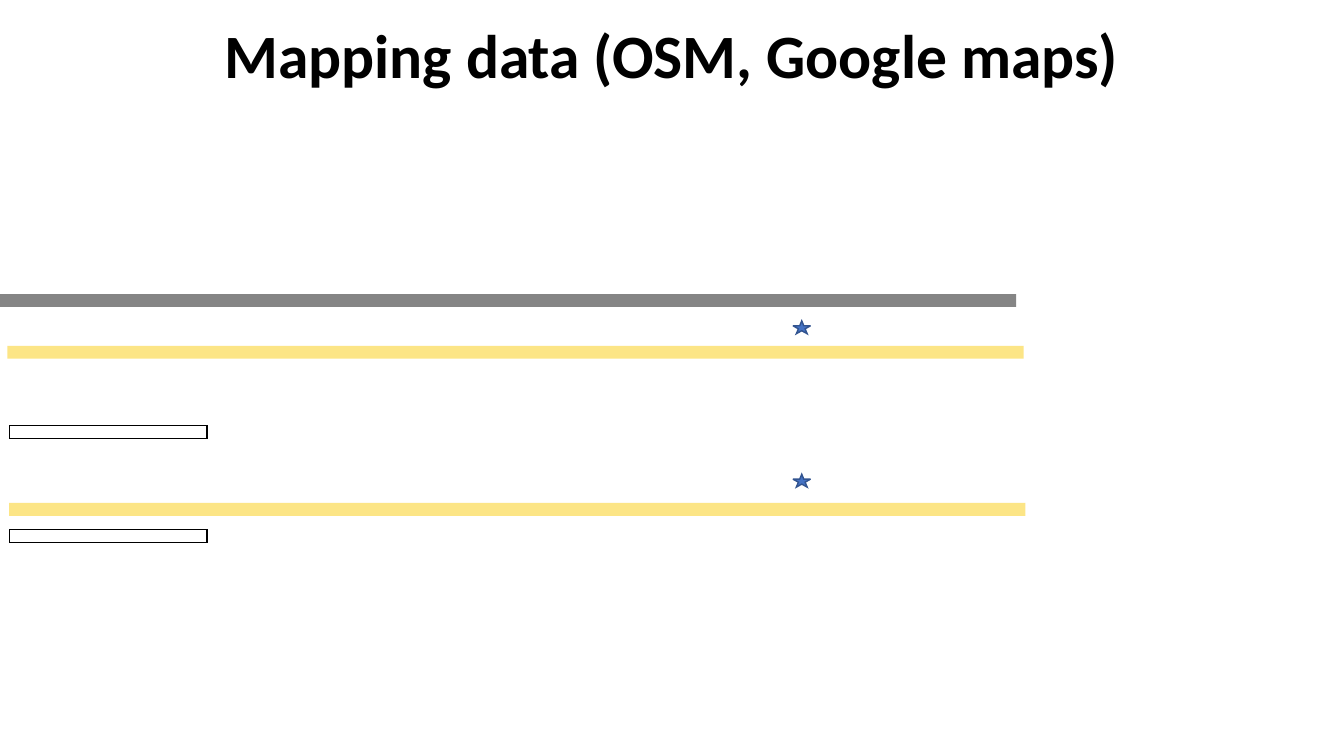
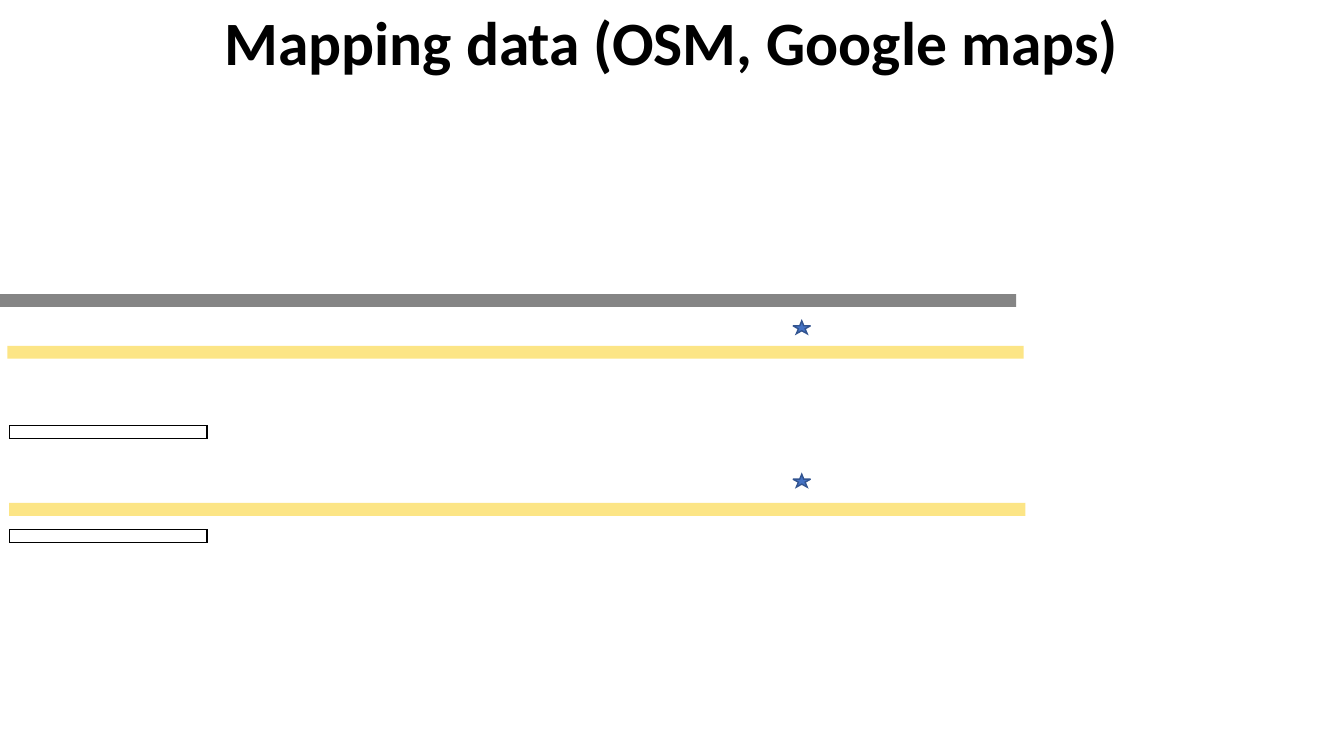
Before and after one commit to MickWPM/Thesis, a slide deck: slide 10 of Docs/InterimVivaReferences.pptx (slide 14 before the commit). Drawn at 1344x756 pixels with LibreOffice and Linux fonts; fonts in the diff are those of the drawing; background and template pictures are left out. Boxes give left, top, right and bottom in pixels: in the first picture for what was removed or moved away, otherwise in the second. Text is boxed around its words. In the diff, an @@ line names an element or a change of style, - is before the commit and + after.

```diff
--- a/Docs/InterimVivaReferences.pptx
+++ b/Docs/InterimVivaReferences.pptx
@@ text "Mapping data (OSM, Google maps)": place and size @@
-text "Mapping data (OSM, Google maps)" at [225,32,1118,89]
+text "Mapping data (OSM, Google maps)" at [225,19,1118,76]
```
Also in this commit, not shown: 4 other slides changed, 2 slides added, 12 slides removed.
